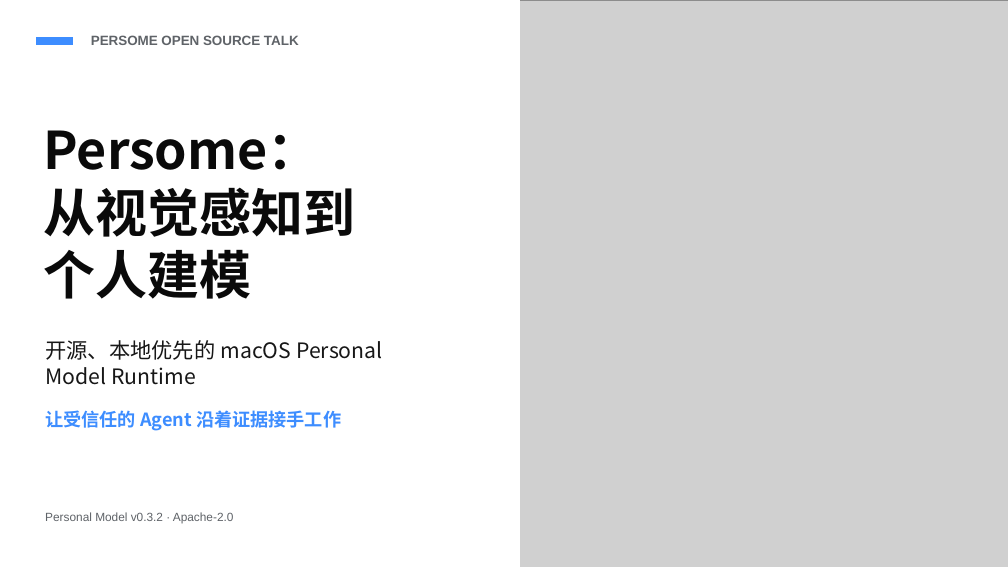
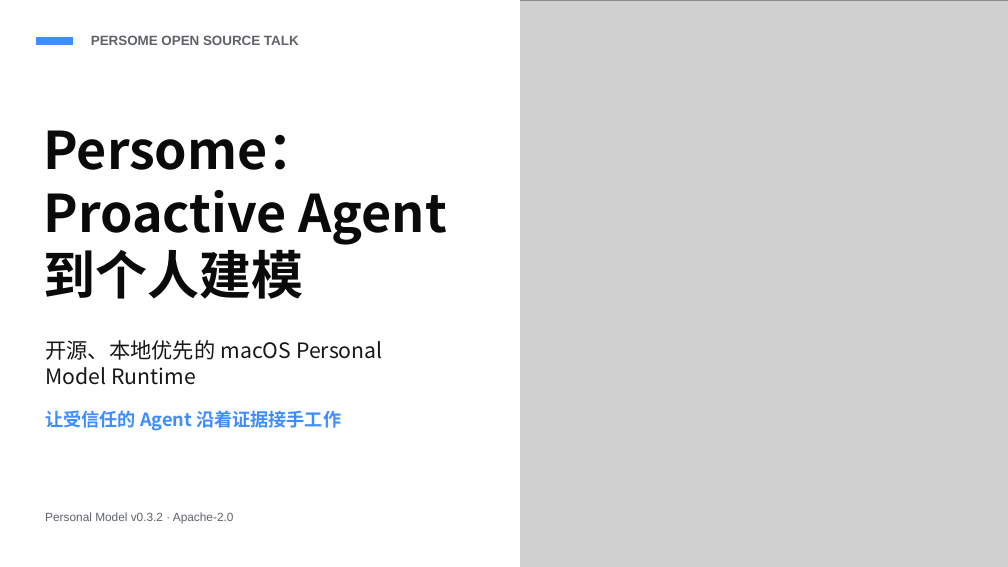
Before and after one commit to Intuition-Lab/personal-model, a slide deck: slide 1 of docs/talks/persome-quantum-company-intro-zh.pptx. Drawn at 1008x567 pixels with LibreOffice and Linux fonts; fonts in the diff are those of the drawing; grey boxes stand for pictures. Boxes give left, top, right and bottom in pixels: in the first picture for what was removed or moved away, otherwise in the second. Text is boxed around its words. In the diff, an @@ line names an element or a change of style, - is before the commit and + after.

Commit message:
docs: correct Persome talk origin to proactive agent

```diff
--- a/docs/talks/persome-quantum-company-intro-zh.pptx
+++ b/docs/talks/persome-quantum-company-intro-zh.pptx
@@ text at box(44, 190, 447, 299): text changed @@
-从视觉感知到
-个人建模
+Proactive Agent
+到个人建模
```
Also in this commit, not shown: 2 other slides changed.
